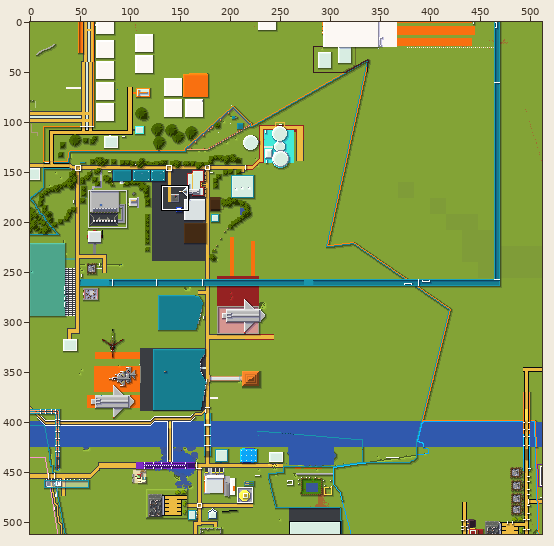
Sprite sheet -- tiles/0,1.png. The picture above shows the old version from afar; the outline marks the close-up.
Close-up. Before:
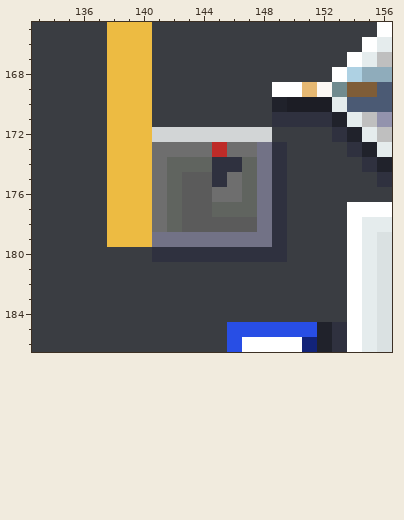
The file is 512x512 pixels. Colours within 5 levels of each other are drawn and written as one. Shown: x 133..156, y 165..186. The commit also changed other parts of the picture, which this record leaves out.
After:
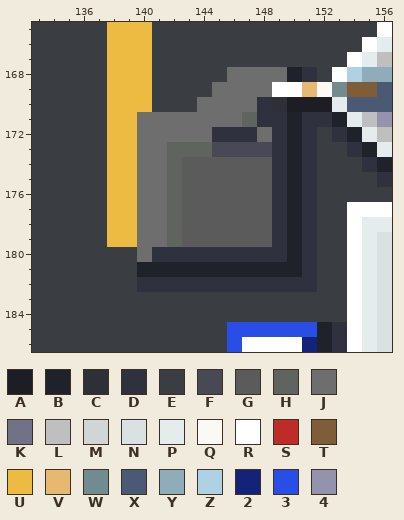
Palette (. is transparent): A #1c1d25  B #20222b  C #2f2f37  D #2f313f  E #3a3d42  F #494956  G #5b5b5b  H #60645f  J #6e6e6e  K #727286  L #bfbfbf  M #d2d5d6  N #dae1e2  P #e5eced  Q #fcf8f4  R #ffffff  S #be2b28  T #7f5d38  U #edbb42  V #e6b872  W #718b8f  X #4b5a74  Y #8facbb  Z #aed1e3  2 #122379  3 #284ee5  4 #9393ad
From old to new:
The author changed colour D to colour B in row 171 at x 150.
The author changed colour E to colour B in row 168 at x 150; in rows 172 to 180 at x 150; in row 181 at x 140 to 150.
The author changed colour B to colour C in row 170 at x 149.
The author changed colour E to colour D in row 168 at x 151; in rows 170 to 171 at x 148; in row 172 at x 149 and 151; in rows 173 to 181 at x 151; in row 182 at x 140 to 151.
The author changed colour M to colour D in row 172 at x 145 to 147.
The author changed colour J to colour F in row 173 at x 146 to 147.
The author changed colour K to colour F in row 173 at x 148.
The author changed colour S to colour F in row 173 at x 145.
The author changed colour D to colour G in row 174 at x 145 to 146; in row 175 at x 145.
The author changed colour H to colour G in row 174 at x 143 to 144 and 147; in rows 175 to 176 at x 147; in row 177 at x 145 to 147.
The author changed colour J to colour G in row 175 at x 146; in row 176 at x 145 to 146.
The author changed colour K to colour G in rows 174 to 178 at x 148; in row 179 at x 143 to 148.
The author changed colour E to colour H in row 171 at x 147.
The author changed colour J to colour H in row 173 at x 142 to 144.
The author changed colour K to colour H in row 179 at x 142.
The author changed colour E to colour J in row 168 at x 146 to 149; in row 169 at x 145 to 148; in row 170 at x 144 to 147; in row 171 at x 141 to 146; in row 180 at x 140.
The author changed colour K to colour J in row 179 at x 141.
The author changed colour M to colour J in row 172 at x 141 to 144 and 148.
The author changed colour U to colour J in rows 171 to 179 at x 140.
